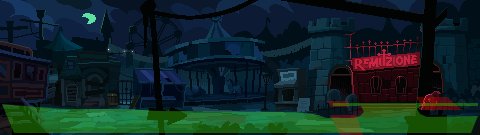
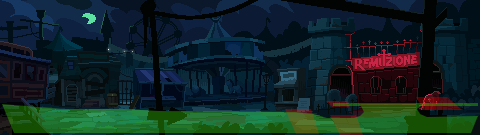
Layer changes from the first 480px x 135px image to the second:
added layer "PreventExit" (30%) in group "Triggers" over [285,109,319,134]
